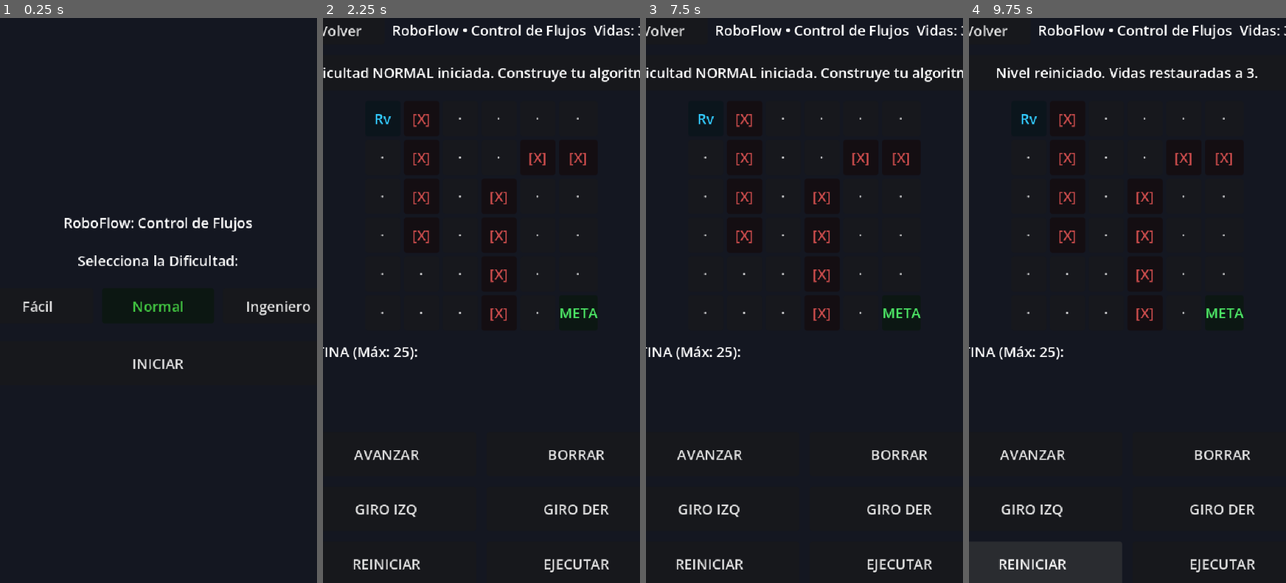
Above: before the commit, frames 1-4 (left to right).
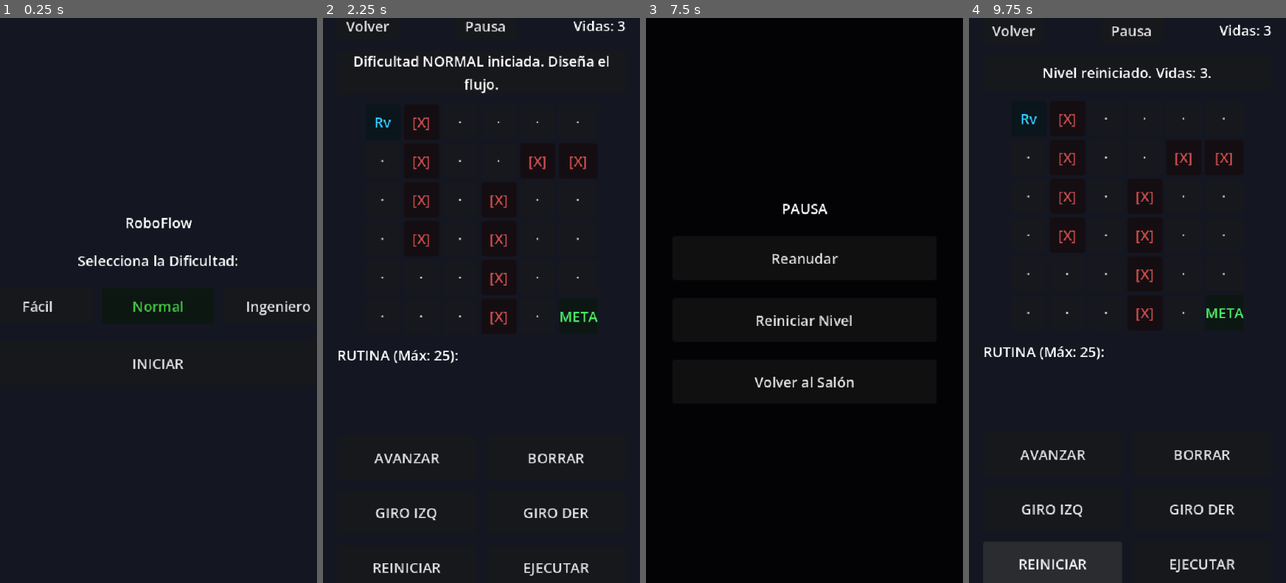
Above: after the commit, the same moments.

Repository: Bijou91/Morelosoft-International-Solutions
Game: Godot game, scene res://scenes/minigames/programacion/roboflow/RoboFlow.tscn
Two runs of this game, one before a commit and one after it. Both use one fixed random seed, a clock stepped at 60 frames per second and the inputs below. This scene is started directly instead of the project's main scene.
Inputs (mouse positions are in pixels of both pictures, inside the frame that each line leads up to):
- Up to frame 1 (0.25 s): no input
- Up to frame 2 (2.25 s): click "Normal" at 0.5 s; click "Normal" at 1.25 s; click "INICIAR" at 2 s
- Up to frame 3 (7.5 s): click "Volver" at 2.75 s; click "← Volver al Lobby" at 3.5 s; click "Hablar con la comunidad" at 4.25 s; click "Aula 101: Introduccion a la P…" at 5 s; click "RoboFlow (Control de Flujos) …" at 5.75 s; click "INICIAR" at 6.5 s; click (807, 23) at 7.25 s, where only the run after the commit has a clickable "Pausa"
- Up to frame 4 (9.75 s): click (1127, 255) at 8 s, where only the run after the commit has a clickable "Reanudar"; click "BORRAR" at 8.75 s; click "REINICIAR" at 9.5 s

The runs differ from the first frame. In frame 1, 0.7% of the frame differs, in the area x 20-80%, y 35-38%; in frame 2, 6.5%; in frame 3, 39%, in the area x 0-100%, y 0-100%; in frame 4, 4.1%.

Commit message:
feat(roboflow): Agregar menú de pausa y solucionar problemas de desbordamiento de texto habilitando autowrap

Diff:
--- a/pixeling/scenes/minigames/programacion/roboflow/RoboFlow.gd
+++ b/pixeling/scenes/minigames/programacion/roboflow/RoboFlow.gd
@@ -24,6 +24,7 @@
 # Referencias a Pantallas Principales
 @onready var screen_start = $ScreenStart
 @onready var screen_game = $ScreenGame
+@onready var screen_pause = $ScreenPause
 @onready var screen_victory = $ScreenVictory
 @onready var screen_game_over = $ScreenGameOver
 
@@ -45,19 +46,23 @@
 @onready var btn_clear: Button = $ScreenGame/Margin/VBox/ActionGrid/BtnClear
 @onready var btn_run: Button = $ScreenGame/Margin/VBox/ActionGrid/BtnRun
 @onready var btn_back: Button = $ScreenGame/Margin/VBox/TopHUD/BtnBack
+@onready var btn_pause: Button = $ScreenGame/Margin/VBox/TopHUD/BtnPause
 @onready var lives_label: Label = $ScreenGame/Margin/VBox/TopHUD/LivesLabel
 
-# Nodos - Pantallas de Fin
+# Nodos - Pantallas de Fin y Pausa
 @onready var lbl_victory_stats = $ScreenVictory/VBox/LblStats
 @onready var btn_victory_back = $ScreenVictory/VBox/BtnVolver
 @onready var lbl_gameover_reason = $ScreenGameOver/VBox/LblReason
 @onready var btn_gameover_restart = $ScreenGameOver/VBox/BtnReiniciar
 @onready var btn_gameover_back = $ScreenGameOver/VBox/BtnVolver
+@onready var btn_pause_resume = $ScreenPause/VBox/BtnResume
+@onready var btn_pause_restart = $ScreenPause/VBox/BtnRestart
+@onready var btn_pause_back = $ScreenPause/VBox/BtnBack
 
 func _ready() -> void:
 	super._ready()
 	minigame_id = "roboflow"
-	minigame_title = "RoboFlow: Control de Flujos"
+	minigame_title = "RoboFlow"
 	subject_name = "Introducción a la Programación"
 
 	# Conexiones: Pantalla de Inicio
@@ -74,11 +79,15 @@
 	btn_clear.pressed.connect(reiniciar_nivel)
 	btn_run.pressed.connect(run_program)
 	btn_back.pressed.connect(_on_back_pressed)
-
-	# Conexiones: Pantallas Finales
+	btn_pause.pressed.connect(_on_pause_pressed)
+
+	# Conexiones: Pantallas Finales y Pausa
 	btn_victory_back.pressed.connect(_on_back_pressed)
 	btn_gameover_restart.pressed.connect(_on_iniciar_pressed)
 	btn_gameover_back.pressed.connect(_on_back_pressed)
+	btn_pause_resume.pressed.connect(_on_resume_pressed)
+	btn_pause_restart.pressed.connect(func(): reiniciar_nivel(); _show_screen(screen_game))
+	btn_pause_back.pressed.connect(_on_back_pressed)
 
 	_show_screen(screen_start)
 	select_difficulty_ui("NORMAL")
@@ -88,6 +97,7 @@
 	screen_game.visible = false
 	screen_victory.visible = false
 	screen_game_over.visible = false
+	screen_pause.visible = false
 	screen.visible = true
 
 func select_difficulty_ui(diff: String) -> void:
@@ -159,11 +169,11 @@
 	if EventBus.has_signal("minigame_started"):
 		EventBus.minigame_started.emit(minigame_id, current_difficulty)
 
-	set_status("Dificultad %s iniciada. Construye tu algoritmo." % current_difficulty)
+	set_status("Dificultad %s iniciada. Diseña el flujo." % current_difficulty)
 
 func update_lives_display() -> void:
 	if lives_label:
-		lives_label.text = "Vidas: %d / %d" % [current_lives, max_lives]
+		lives_label.text = "Vidas: %d" % current_lives
 
 func reset_robot() -> void:
 	current_pos = start_pos
@@ -226,7 +236,7 @@
 	if instructions.size() >= max_instructions:
 		if AudioManager.has_method("play_error"):
 			AudioManager.play_error()
-		set_status("Límite de %d instrucciones alcanzado." % max_instructions)
+		set_status("Límite de %d instrucciones." % max_instructions)
 		return
 
 	if AudioManager.has_method("play_click"):
@@ -254,7 +264,7 @@
 	update_pipeline_ui()
 	update_lives_display()
 	btn_run.disabled = false
-	set_status("Nivel reiniciado. Vidas restauradas a %d." % max_lives)
+	set_status("Nivel reiniciado. Vidas: %d." % max_lives)
 
 func update_pipeline_ui() -> void:
 	for child in pipeline_container.get_children():
@@ -273,7 +283,6 @@
 		slot.add_child(lbl)
 		pipeline_container.add_child(slot)
 
-	# Mover el scroll al final
 	await get_tree().process_frame
 	var scroll = pipeline_container.get_parent() as ScrollContainer
 	if scroll:
@@ -292,7 +301,7 @@
 	if current_lives <= 0:
 		handle_game_over(reason)
 	else:
-		set_status("FALLO: %s (-1 vida). Restantes: %d." % [reason, current_lives])
+		set_status("FALLO: %s (-1 vida)." % reason)
 		reset_robot()
 		update_robot_display()
 
@@ -315,14 +324,14 @@
 	if instructions.is_empty():
 		if AudioManager.has_method("play_error"):
 			AudioManager.play_error()
-		set_status("¡El flujo está vacío! Agrega instrucciones.")
+		set_status("El flujo está vacío.")
 		return
 
 	is_running = true
 	attempts += 1
 	reset_robot()
 	update_robot_display()
-	set_status("Compilando y ejecutando flujo...")
+	set_status("Compilando y ejecutando...")
 
 	var dirs := ["N", "E", "S", "O"]
 	var deltas := {
@@ -343,12 +352,12 @@
 
 			if next_pos.x < 0 or next_pos.x >= grid_cols or next_pos.y < 0 or next_pos.y >= grid_rows:
 				is_running = false
-				deduct_life("Fuera de los límites del tablero")
+				deduct_life("Fuera del tablero")
 				return
 
 			if next_pos in obstacles:
 				is_running = false
-				deduct_life("Colisión contra obstáculo")
+				deduct_life("Choque en obstáculo")
 				return
 
 			current_pos = next_pos
@@ -376,7 +385,7 @@
 
 	is_running = false
 	if current_pos != goal_pos:
-		deduct_life("Fin de instrucciones sin alcanzar la meta")
+		deduct_life("Fin sin alcanzar la meta")
 
 func handle_victory() -> void:
 	is_running = false
@@ -405,7 +414,7 @@
 	var final_score: int = maxi(50, base_score * stars + lives_bonus - (attempts - 1) * 20)
 	var steps_taken: int = instructions.size()
 
-	lbl_victory_stats.text = "Pasos Tomados: %d\nPuntuación Final: %d\nEstrellas: %d\nVidas Restantes: %d" % [steps_taken, final_score, stars, current_lives]
+	lbl_victory_stats.text = "Pasos Tomados: %d\nPuntos: %d\nEstrellas: %d\nVidas Restantes: %d" % [steps_taken, final_score, stars, current_lives]
 
 	finish_game(true, final_score, stars, "Flujo completado exitosamente")
 	_show_screen(screen_victory)
@@ -413,6 +422,18 @@
 func set_status(msg: String) -> void:
 	if status_label:
 		status_label.text = msg
+
+func _on_pause_pressed() -> void:
+	if is_running:
+		return
+	if AudioManager.has_method("play_click"):
+		AudioManager.play_click()
+	_show_screen(screen_pause)
+
+func _on_resume_pressed() -> void:
+	if AudioManager.has_method("play_click"):
+		AudioManager.play_click()
+	_show_screen(screen_game)
 
 func _on_back_pressed() -> void:
 	if AudioManager.has_method("play_click"):
--- a/pixeling/scenes/minigames/programacion/roboflow/RoboFlow.tscn
+++ b/pixeling/scenes/minigames/programacion/roboflow/RoboFlow.tscn
@@ -45,7 +45,7 @@
 
 [node name="Title" type="Label" parent="ScreenStart/VBox"]
 layout_mode = 2
-text = "RoboFlow: Control de Flujos"
+text = "RoboFlow"
 horizontal_alignment = 1
 
 [node name="DiffLabel" type="Label" parent="ScreenStart/VBox"]
@@ -109,7 +109,7 @@
 layout_mode = 2
 
 [node name="BtnBack" type="Button" parent="ScreenGame/Margin/VBox/TopHUD"]
-custom_minimum_size = Vector2(100, 32)
+custom_minimum_size = Vector2(70, 32)
 layout_mode = 2
 text = "Volver"
 
@@ -117,9 +117,10 @@
 layout_mode = 2
 size_flags_horizontal = 3
 
-[node name="Title" type="Label" parent="ScreenGame/Margin/VBox/TopHUD"]
-layout_mode = 2
-text = "RoboFlow • Control de Flujos"
+[node name="BtnPause" type="Button" parent="ScreenGame/Margin/VBox/TopHUD"]
+custom_minimum_size = Vector2(70, 32)
+layout_mode = 2
+text = "Pausa"
 
 [node name="Spacer2" type="Control" parent="ScreenGame/Margin/VBox/TopHUD"]
 layout_mode = 2
@@ -127,7 +128,7 @@
 
 [node name="LivesLabel" type="Label" parent="ScreenGame/Margin/VBox/TopHUD"]
 layout_mode = 2
-text = "Vidas: 3 / 3"
+text = "Vidas: 3"
 
 [node name="StatusBanner" type="PanelContainer" parent="ScreenGame/Margin/VBox"]
 custom_minimum_size = Vector2(0, 40)
@@ -138,7 +139,7 @@
 text = "Estado del programa"
 horizontal_alignment = 1
 vertical_alignment = 1
-autowrap_mode = 2
+autowrap_mode = 3
 
 [node name="BoardPanel" type="CenterContainer" parent="ScreenGame/Margin/VBox"]
 layout_mode = 2
@@ -155,7 +156,8 @@
 
 [node name="Label" type="Label" parent="ScreenGame/Margin/VBox/PipelineSection"]
 layout_mode = 2
-text = "LÍNEA DE EJECUCIÓN (Límite: --):"
+text = "RUTINA (Límite: --):"
+autowrap_mode = 3
 
 [node name="Scroll" type="ScrollContainer" parent="ScreenGame/Margin/VBox/PipelineSection"]
 custom_minimum_size = Vector2(0, 64)
@@ -209,7 +211,7 @@
 size_flags_horizontal = 3
 text = "EJECUTAR"
 
-[node name="ScreenVictory" type="Control" parent="."]
+[node name="ScreenPause" type="Control" parent="."]
 visible = false
 layout_mode = 1
 anchors_preset = 15
@@ -218,16 +220,16 @@
 grow_horizontal = 2
 grow_vertical = 2
 
-[node name="ColorRect" type="ColorRect" parent="ScreenVictory"]
-layout_mode = 1
-anchors_preset = 15
-anchor_right = 1.0
-anchor_bottom = 1.0
-grow_horizontal = 2
-grow_vertical = 2
-color = Color(0.12, 0.45, 0.18, 1)
-
-[node name="VBox" type="VBoxContainer" parent="ScreenVictory"]
+[node name="ColorRect" type="ColorRect" parent="ScreenPause"]
+layout_mode = 1
+anchors_preset = 15
+anchor_right = 1.0
+anchor_bottom = 1.0
+grow_horizontal = 2
+grow_vertical = 2
+color = Color(0, 0, 0, 0.85)
+
+[node name="VBox" type="VBoxContainer" parent="ScreenPause"]
 layout_mode = 1
 anchors_preset = 8
 anchor_left = 0.5
@@ -242,6 +244,59 @@
 grow_vertical = 2
 theme_override_constants/separation = 20
 
+[node name="Title" type="Label" parent="ScreenPause/VBox"]
+layout_mode = 2
+text = "PAUSA"
+horizontal_alignment = 1
+
+[node name="BtnResume" type="Button" parent="ScreenPause/VBox"]
+custom_minimum_size = Vector2(0, 50)
+layout_mode = 2
+text = "Reanudar"
+
+[node name="BtnRestart" type="Button" parent="ScreenPause/VBox"]
+custom_minimum_size = Vector2(0, 50)
+layout_mode = 2
+text = "Reiniciar Nivel"
+
+[node name="BtnBack" type="Button" parent="ScreenPause/VBox"]
+custom_minimum_size = Vector2(0, 50)
+layout_mode = 2
+text = "Volver al Salón"
+
+[node name="ScreenVictory" type="Control" parent="."]
+visible = false
+layout_mode = 1
+anchors_preset = 15
+anchor_right = 1.0
+anchor_bottom = 1.0
+grow_horizontal = 2
+grow_vertical = 2
+
+[node name="ColorRect" type="ColorRect" parent="ScreenVictory"]
+layout_mode = 1
+anchors_preset = 15
+anchor_right = 1.0
+anchor_bottom = 1.0
+grow_horizontal = 2
+grow_vertical = 2
+color = Color(0.12, 0.45, 0.18, 1)
+
+[node name="VBox" type="VBoxContainer" parent="ScreenVictory"]
+layout_mode = 1
+anchors_preset = 8
+anchor_left = 0.5
+anchor_top = 0.5
+anchor_right = 0.5
+anchor_bottom = 0.5
+offset_left = -150.0
+offset_top = -100.0
+offset_right = 150.0
+offset_bottom = 100.0
+grow_horizontal = 2
+grow_vertical = 2
+theme_override_constants/separation = 20
+
 [node name="Title" type="Label" parent="ScreenVictory/VBox"]
 layout_mode = 2
 text = "¡Misión Completada!"
@@ -301,7 +356,7 @@
 layout_mode = 2
 text = "Motivo:"
 horizontal_alignment = 1
-autowrap_mode = 2
+autowrap_mode = 3
 
 [node name="BtnReiniciar" type="Button" parent="ScreenGameOver/VBox"]
 custom_minimum_size = Vector2(0, 50)
